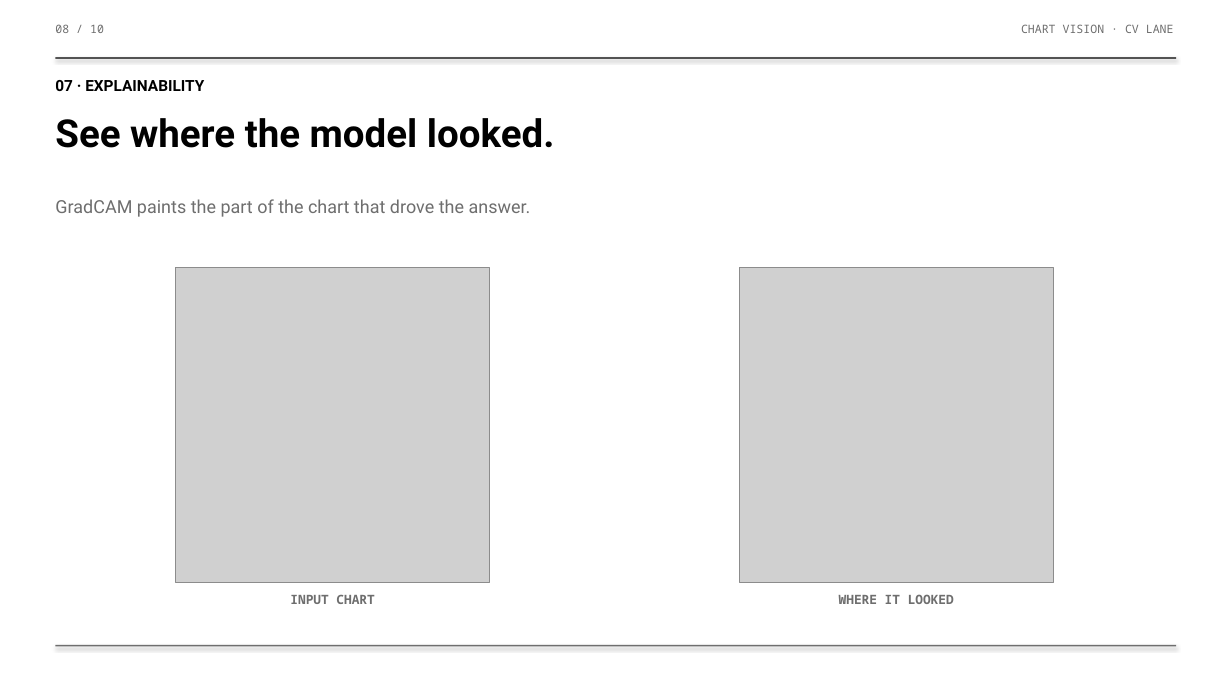
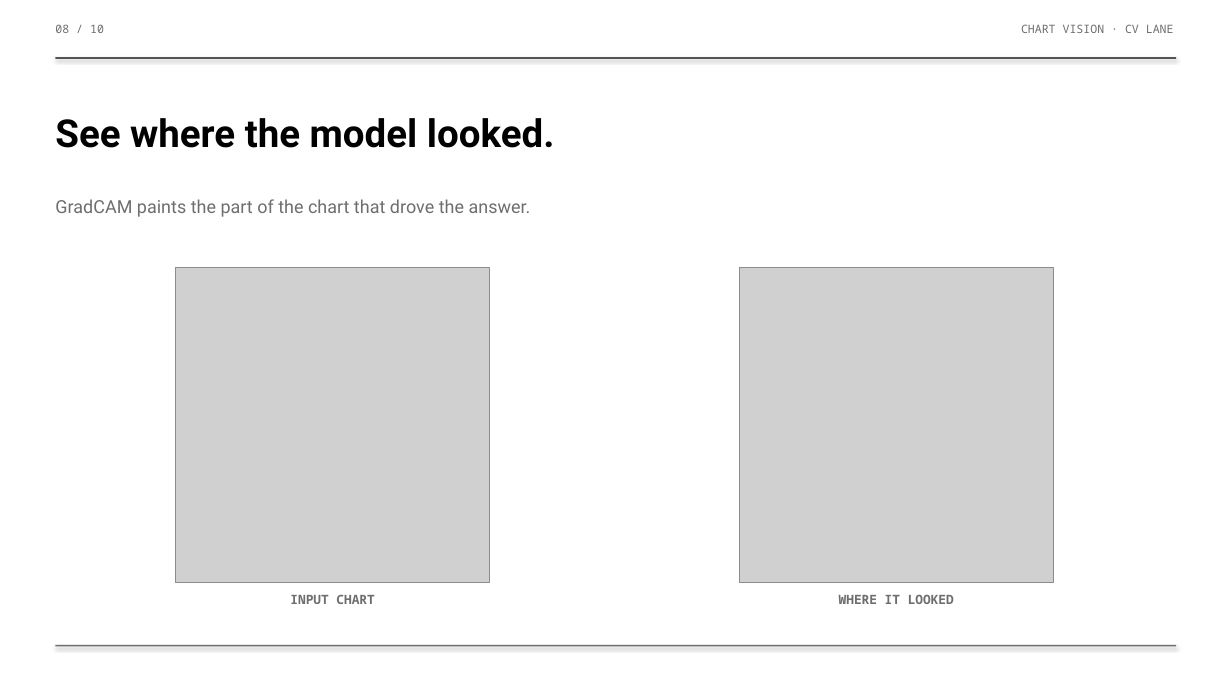
Before and after one commit to DharmilG/Stock-Direction-Predictor, a slide deck: slide 15 of CV/slides/Chart_Vision_Review.pptx (slide 8 before the commit). Drawn at 1232x693 pixels with LibreOffice and Linux fonts; fonts in the diff are those of the drawing; grey boxes stand for pictures. Boxes give left, top, right and bottom in pixels: in the first picture for what was removed or moved away, otherwise in the second. Text is boxed around its words. In the diff, an @@ line names an element or a change of style, - is before the commit and + after.

```diff
--- a/CV/slides/Chart_Vision_Review.pptx
+++ b/CV/slides/Chart_Vision_Review.pptx
@@ text removed at <box>55,80,204,91</box> @@
-07 · EXPLAINABILITY
```
Also in this commit, not shown: 13 other slides changed, 1 slide added, 1 slide removed, 1 other file.
